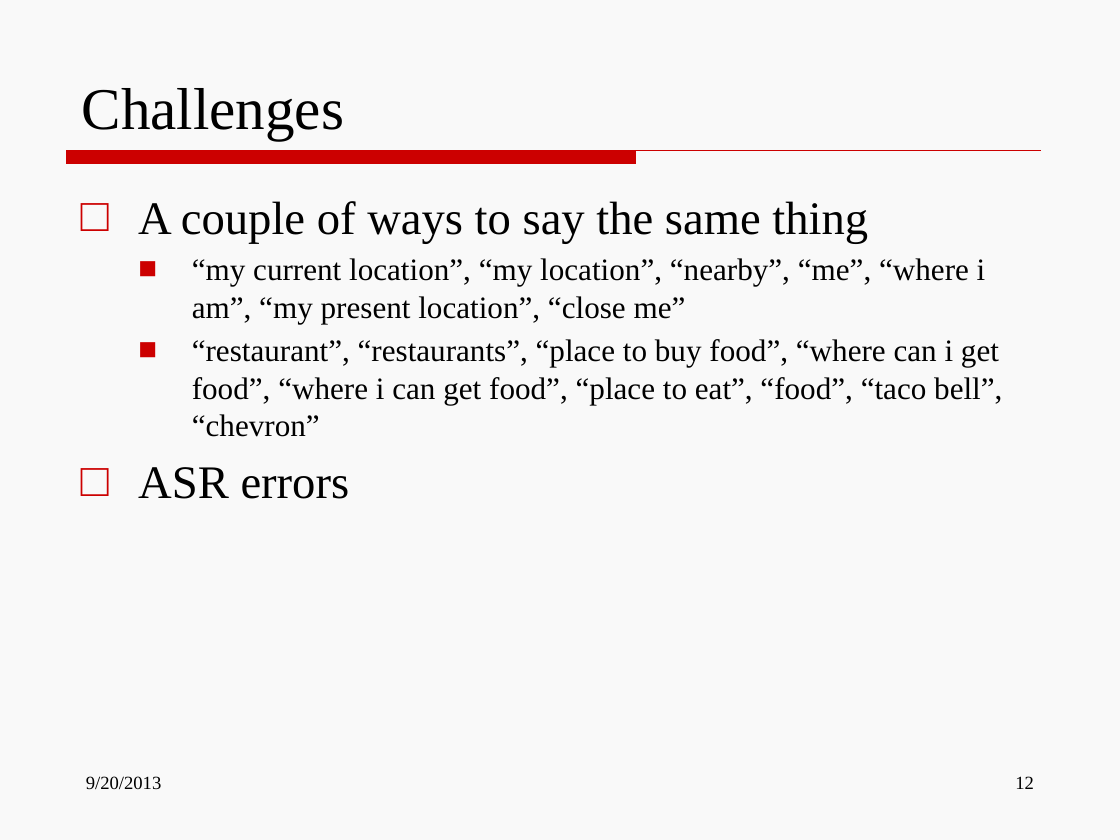
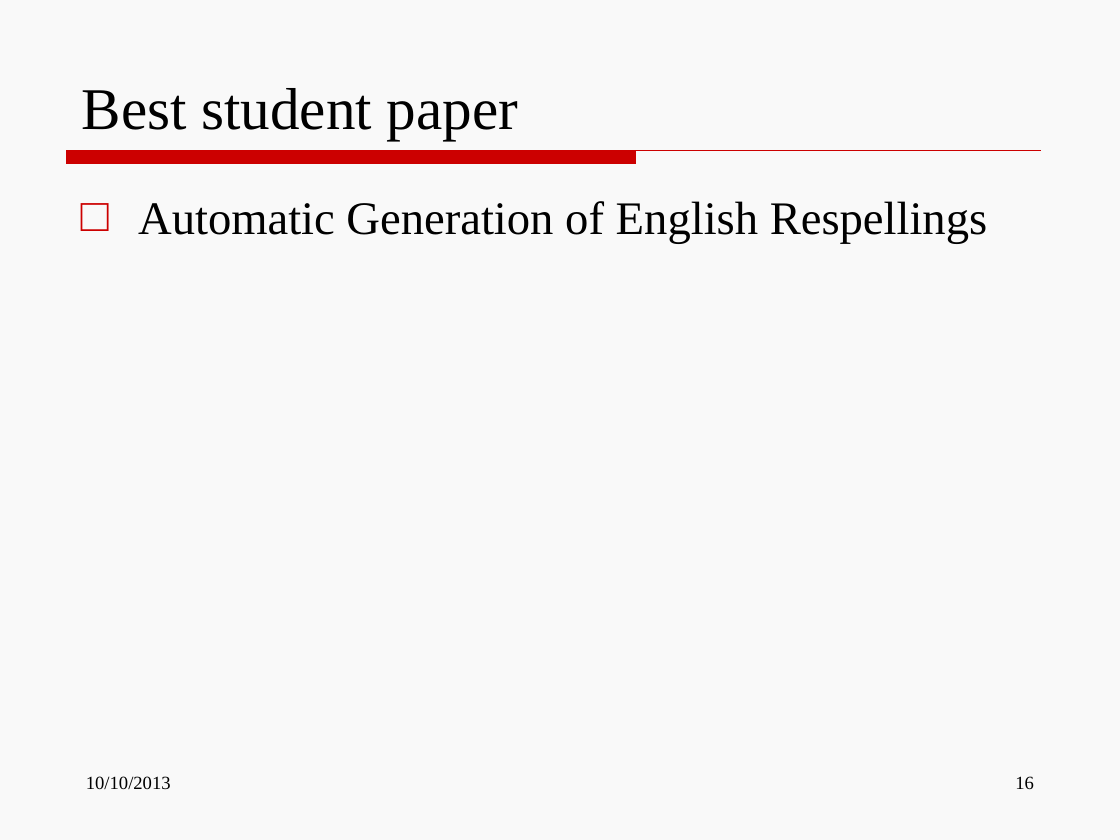
Before and after one commit to wencanluo/NLPFall2013, a slide deck: slide 16 of doc/10.04.2013 NAACL Report/NAACL 2013.pptx (slide 12 before the commit). Drawn at 1120x840 pixels with LibreOffice and Linux fonts; fonts in the diff are those of the drawing. Boxes give left, top, right and bottom in pixels: in the first picture for what was removed or moved away, otherwise in the second. Text is boxed around its words. In the diff, an @@ line names an element or a change of style, - is before the commit and + after.

```diff
--- a/doc/10.04.2013 NAACL Report/NAACL 2013.pptx
+++ b/doc/10.04.2013 NAACL Report/NAACL 2013.pptx
@@ title at box(82, 88, 518, 139): text changed @@
-Challenges
+Best student paper
@@ text at box(138, 201, 987, 243): text changed; size 20 to 30 pt @@
-□ A couple of ways to say the same thing
-  ■ “my current location”, “my location”, “nearby”, “me”, “where i am”, “my present location”, “close me”
-  ■ “restaurant”, “restaurants”, “place to buy food”, “where can i get food”, “where i can get food”, “place to eat”, “food”, “taco bell”, “chevron”
-□ ASR errors
+□ Automatic Generation of English Respellings
@@ text at box(86, 776, 171, 790): text changed @@
-9/20/2013
+10/10/2013
@@ page number at box(1015, 776, 1034, 790): text changed @@
-12
+16
```
Also in this commit, not shown: 2 other slides changed, 18 slides added, 19 slides removed, 3 other files.
